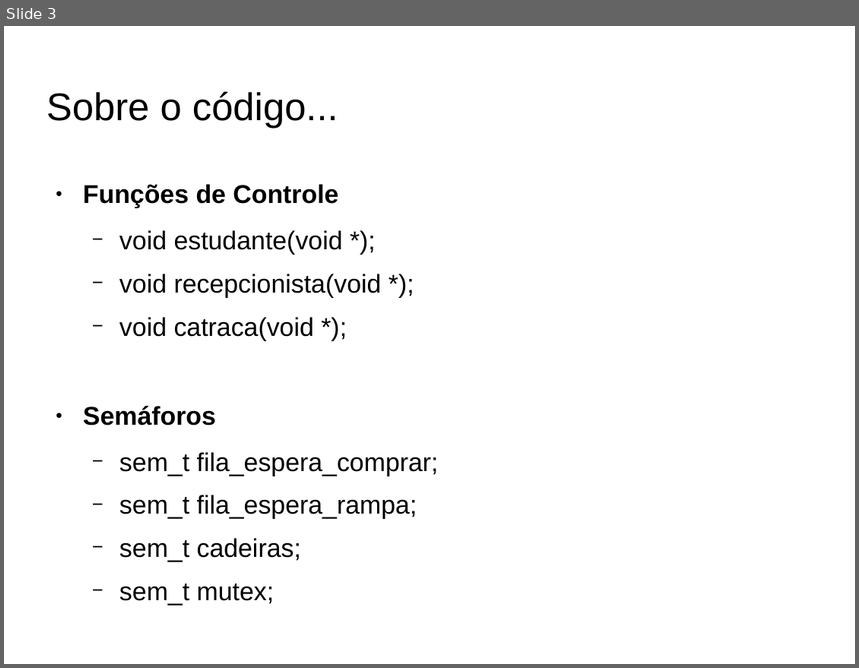
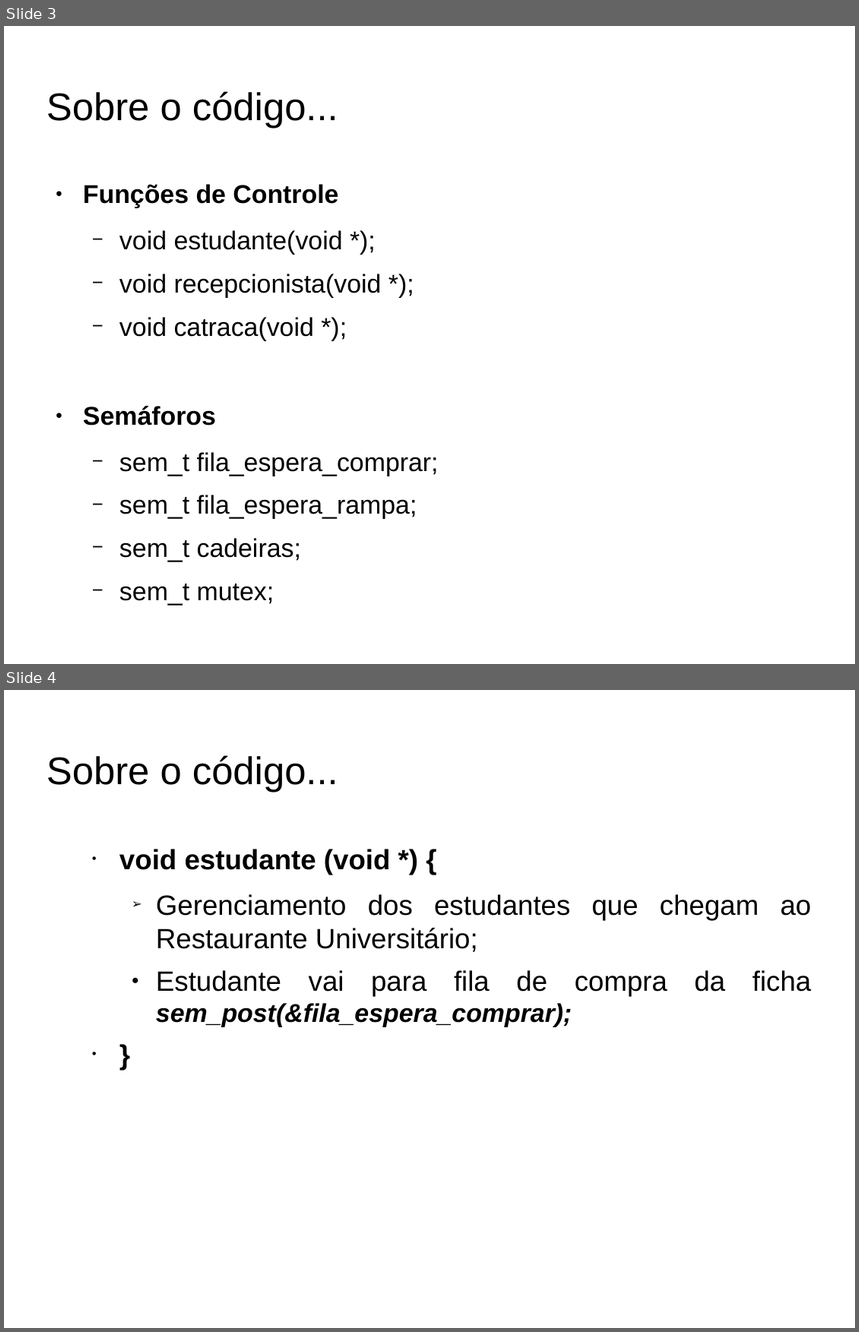
Before and after one commit to FeliipeAC/MATA58_SO, a slide deck: T-I_Genicleito/Apresentação_Genicleito.odp. Shown one above the other, each under a label of ours: slide 3 before the commit, slides 3 and 4 after it. The pictures are 859x668 and 859x1332 pixels, drawn with LibreOffice and Linux fonts; fonts in the diff are those of the drawing; background and template pictures are left out. Boxes give left, top, right and bottom in pixels: in the first picture for what was removed or moved away, otherwise in the second. Text is boxed around its words. In the diff, an @@ line names an element or a change of style, - is before the commit and + after.

```diff
--- a/T-I_Genicleito/Apresentação_Genicleito.odp
+++ b/T-I_Genicleito/Apresentação_Genicleito.odp
@@ slide 4 added at bbox=[4, 690, 855, 1328], background picture (left out) @@
@@ title added at bbox=[47, 755, 338, 792], 36 pt, text #000000 @@
+Sobre o código...
@@ text added at bbox=[120, 849, 812, 1027], 26 pt, text #000000 @@
+  • void estudante (void *) {
+    ➢ Gerenciamento dos estudantes que chegam ao Restaurante Universitário;
+    ● Estudante vai para fila de compra da ficha sem_post(&fila_espera_comprar);
+  • }
```
Also in this commit, not shown: 1 slide changed, 4 other slides added, 1 slide removed.
